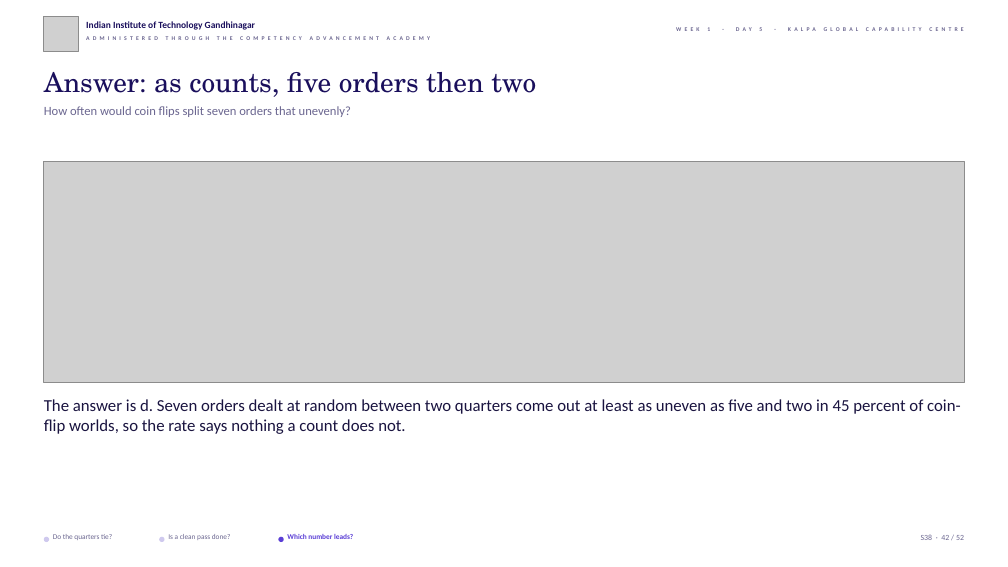
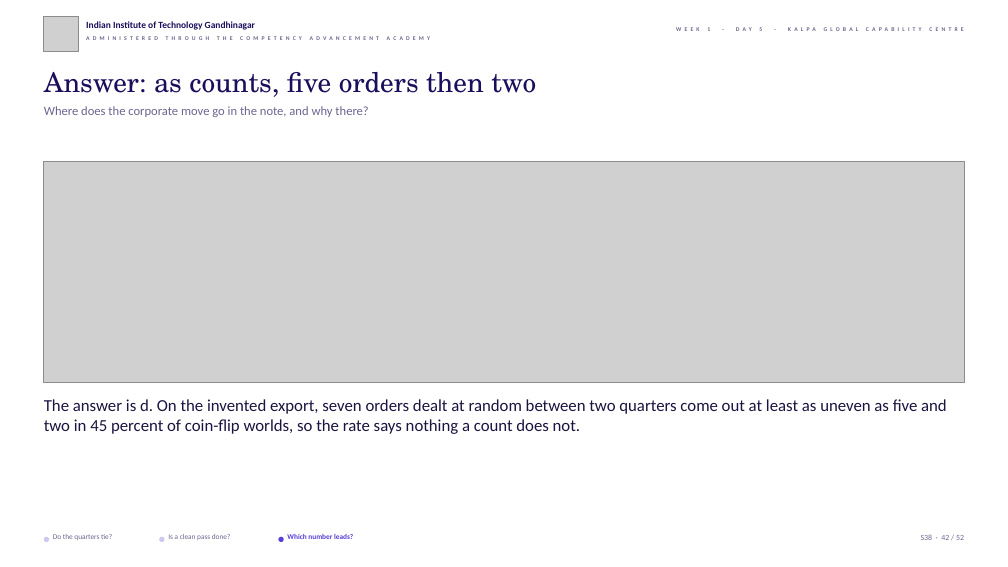
Before and after one commit to fde-academy-lab/c2-content-factory, a slide deck: slide 42 of content/W01/D5/slides/C2_W01_D05_debrief_STUDENT.pptx. Drawn at 1008x567 pixels with LibreOffice and Linux fonts; fonts in the diff are those of the drawing; grey boxes stand for pictures; background and template pictures are left out. Boxes give left, top, right and bottom in pixels: in the first picture for what was removed or moved away, otherwise in the second. Text is boxed around its words. In the diff, an @@ line names an element or a change of style, - is before the commit and + after.

```diff
--- a/content/W01/D5/slides/C2_W01_D05_debrief_STUDENT.pptx
+++ b/content/W01/D5/slides/C2_W01_D05_debrief_STUDENT.pptx
@@ text at (44,106,368,117): text changed @@
-How often would coin flips split seven orders that unevenly?
+Where does the corporate move go in the note, and why there?
@@ text at (44,399,947,434): text changed @@
-The answer is d. Seven orders dealt at random between two quarters come out at least as uneven as five and two in 45 percent of coin-flip worlds, so the rate says nothing a count does not.
+The answer is d. On the invented export, seven orders dealt at random between two quarters come out at least as uneven as five and two in 45 percent of coin-flip worlds, so the rate says nothing a count does not.
```
Also in this commit, not shown: 25 other slides changed, 17 other files.
